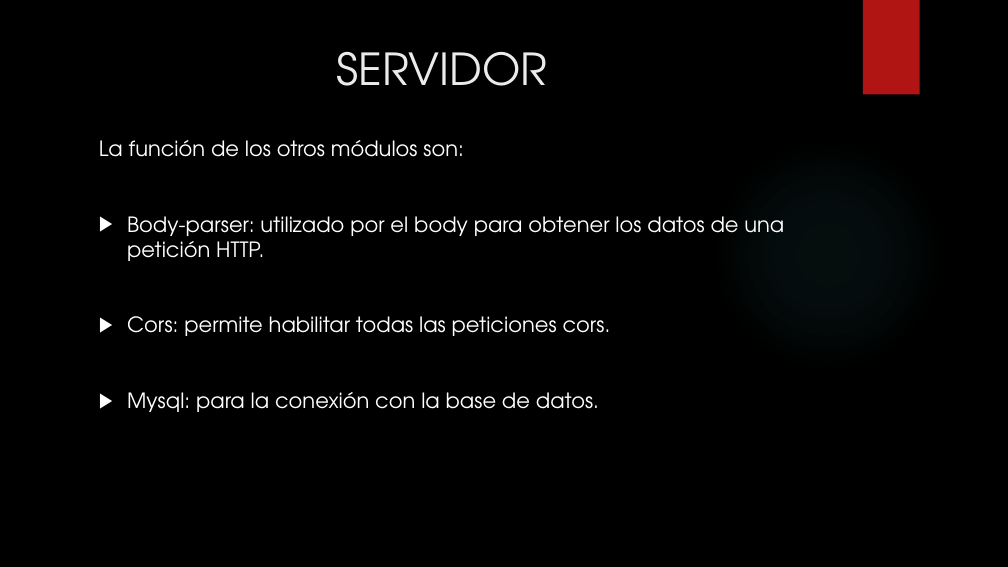
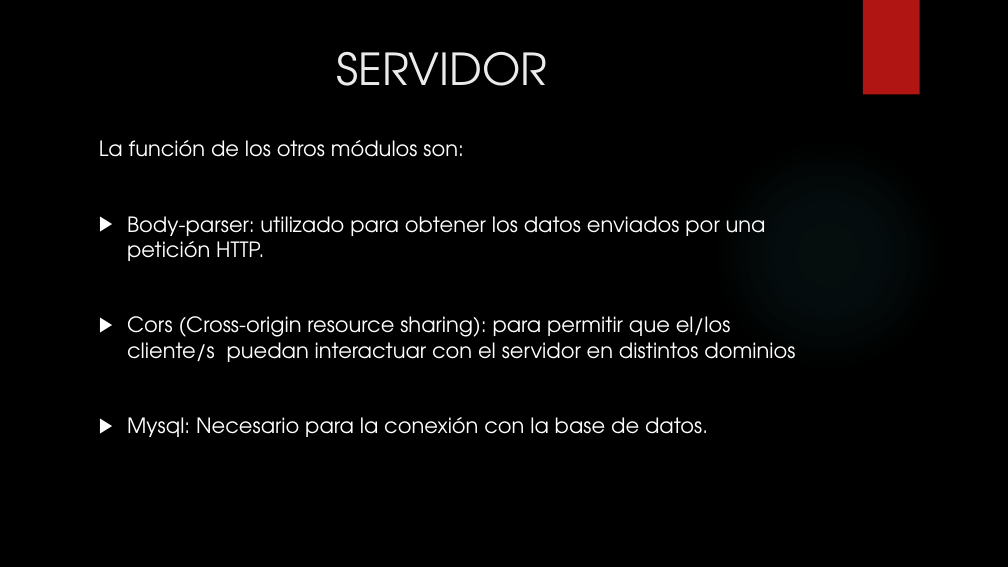
Before and after one commit to pesaura/LaboratorioTrabajo, a slide deck: slide 9 of LABORATORIO DE INGENIERIA.pptx. Drawn at 1008x567 pixels with LibreOffice and Linux fonts; fonts in the diff are those of the drawing; background and template pictures are left out. Boxes give left, top, right and bottom in pixels: in the first picture for what was removed or moved away, otherwise in the second. Text is boxed around its words. In the diff, an @@ line names an element or a change of style, - is before the commit and + after.

```diff
--- a/LABORATORIO DE INGENIERIA.pptx
+++ b/LABORATORIO DE INGENIERIA.pptx
@@ text at [127,216,795,437]: text changed @@
-▶ Body-parser: utilizado por el body para obtener los datos de una petición HTTP.
-▶ Cors: permite habilitar todas las peticiones cors.
-▶ Mysql: para la conexión con la base de datos.
+▶ Body-parser: utilizado para obtener los datos enviados por una petición HTTP.
+▶ Cors (Cross-origin resource sharing): para permitir que el/los cliente/s puedan interactuar con el servidor en distintos dominios
+▶ Mysql: Necesario para la conexión con la base de datos.
```
Also in this commit, not shown: 11 other slides changed, 1 slide added.
